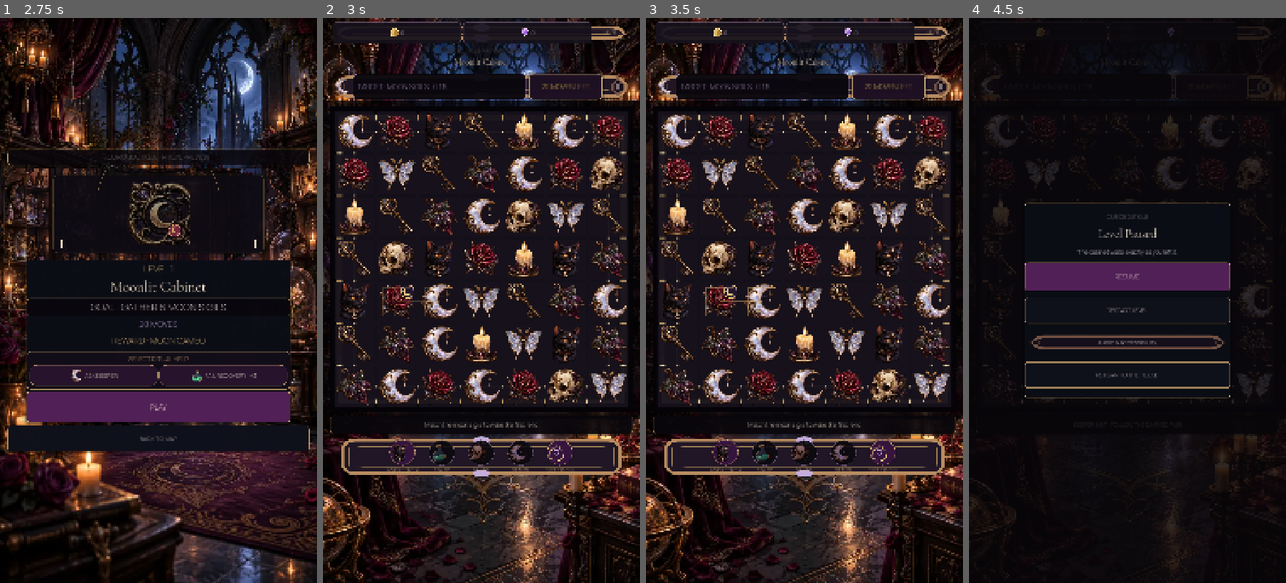
Above: before the commit, frames 1-4 (left to right).
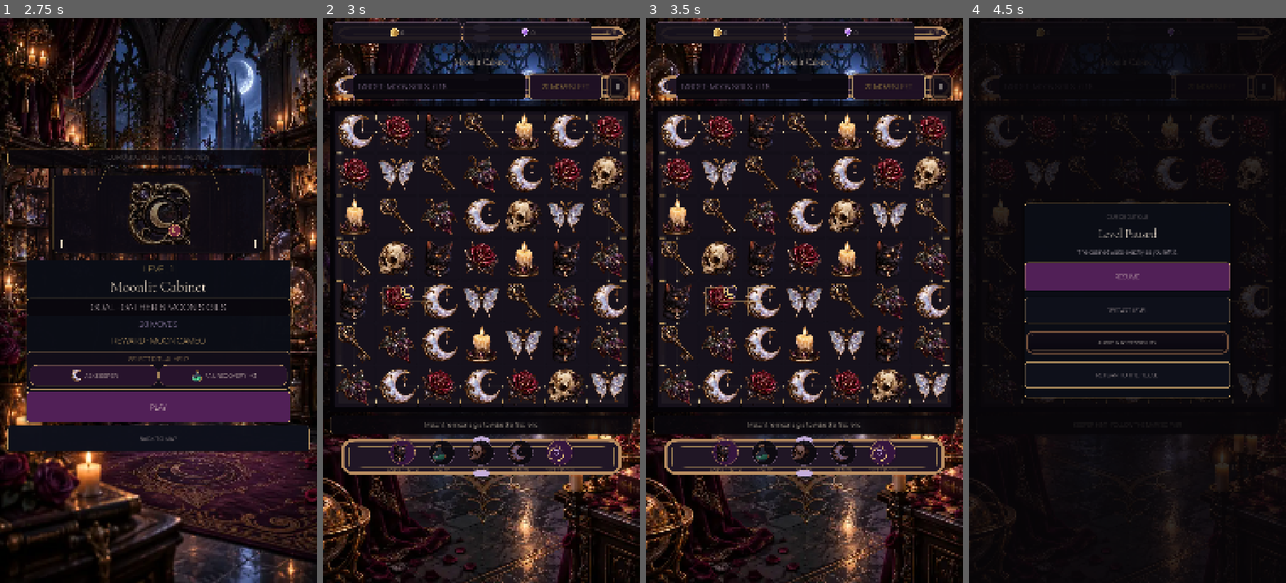
Above: after the commit, the same moments.

Repository: Jay-prodesign/akilta-match3
Game: Godot game, scene res://src/app/app_bootstrap.tscn
Same seed, same stepped clock (60 frames per second), same inputs: the game is played once before the commit and once after it.
Inputs:
- Up to frame 1 (2.75 s): click "ENTER THE HOUSE" at 0.5 s; click "PLAY LEVEL 1" at 1.25 s; click "1" at 2 s
- Up to frame 2 (3 s): click "PLAY" at 2.75 s
- Up to frame 3 (3.5 s): no input
- Up to frame 4 (4.5 s): click "ASK KEEPER" at 3.5 s; click "Ⅱ" at 4.25 s

Frame 1 is identical in both runs. In frame 2, 0.2% of the frame differs, in the area x 89-97%, y 9-15%; in frame 3, 0.2%; in frame 4, 1.5%, in the area x 18-96%, y 9-60%.

Commit message:
Correct compact action 9-slice corners

Diff:
--- a/assets/manifests/screen_asset_manifest.json
+++ b/assets/manifests/screen_asset_manifest.json
@@ -2529,7 +2529,7 @@
       "production_status": "runtime_connected_authored_9slice_render_required",
       "current_path": "assets/ui/chrome/gbl_ui_action_primary_9s_v01.svg",
       "runtime_style_script": "src/ui/theme/production_chrome.gd",
-      "technical_policy": "runtime_decoded_svg_to_imagetexture_9slice__primary_cta__render_verification_required",
+      "technical_policy": "runtime_decoded_svg_to_imagetexture_9slice__compact_corner_primary_cta__render_verification_required",
       "contract_owners": [
         {
           "screen": "S01",
@@ -2599,7 +2599,7 @@
           ]
         }
       ],
-      "provenance": "AKILTA first-party primary action 9-slice derived from the approved gothic chrome family at locked CTA geometry."
+      "provenance": "AKILTA first-party primary action 9-slice derived from the approved gothic chrome family with compact 20px slice corners sized for the locked CTA height range."
     },
     {
       "asset_id": "gbl_utility_cta_frame",
@@ -2619,12 +2619,12 @@
         "pressed",
         "disabled"
       ],
-      "reuse": "declared_reuse_of_gbl_primary_panel_frame_quiet_variant",
+      "reuse": "golden_loop_utility_action_family",
       "priority": "P0",
       "production_status": "runtime_connected_authored_9slice_render_required",
-      "current_path": "assets/ui/chrome/gbl_ui_ritual_panel_9s_quiet_v01.svg",
+      "current_path": "assets/ui/chrome/gbl_ui_action_utility_9s_v01.svg",
       "runtime_style_script": "src/ui/theme/production_chrome.gd",
-      "technical_policy": "runtime_decoded_svg_to_imagetexture_9slice__utility_cta__render_verification_required",
+      "technical_policy": "runtime_decoded_svg_to_imagetexture_9slice__compact_corner_utility_cta__render_verification_required",
       "contract_owners": [
         {
           "screen": "S03",
@@ -2681,7 +2681,7 @@
           ]
         }
       ],
-      "provenance": "AKILTA first-party quiet action 9-slice reused only for contract-owned utility actions at locked geometry."
+      "provenance": "AKILTA first-party quiet utility action 9-slice with compact 20px slice corners sized for the locked header/pause action height range."
     }
   ],
   "vertical_slice_art_policy": {
--- a/assets/ui/chrome/gbl_ui_action_primary_9s_v01.svg
+++ b/assets/ui/chrome/gbl_ui_action_primary_9s_v01.svg
@@ -1,17 +1,9 @@
 <svg xmlns="http://www.w3.org/2000/svg" width="512" height="512" viewBox="0 0 512 512">
 <defs>
-  <linearGradient id="plum" x1="0" y1="0" x2="0" y2="1">
-    <stop offset="0" stop-color="#6B3476"/>
-    <stop offset=".52" stop-color="#55245F"/>
-    <stop offset="1" stop-color="#35173F"/>
-  </linearGradient>
-  <linearGradient id="gold" x1="0" y1="0" x2="1" y2="1">
-    <stop offset="0" stop-color="#E5C47C"/>
-    <stop offset=".48" stop-color="#C69A5E"/>
-    <stop offset="1" stop-color="#8B5A31"/>
-  </linearGradient>
+  <linearGradient id="plum" x1="0" y1="0" x2="0" y2="1"><stop offset="0" stop-color="#6B3476"/><stop offset=".52" stop-color="#55245F"/><stop offset="1" stop-color="#35173F"/></linearGradient>
+  <linearGradient id="gold" x1="0" y1="0" x2="1" y2="1"><stop offset="0" stop-color="#E5C47C"/><stop offset=".48" stop-color="#C69A5E"/><stop offset="1" stop-color="#8B5A31"/></linearGradient>
 </defs>
-<rect x="24" y="24" width="464" height="464" rx="36" fill="url(#plum)" stroke="url(#gold)" stroke-width="10"/>
-<rect x="46" y="46" width="420" height="420" rx="25" fill="none" stroke="#F0D79B" stroke-opacity=".58" stroke-width="3"/>
-<path d="M76 56h360" stroke="#F7E4B1" stroke-opacity=".18" stroke-width="5" stroke-linecap="round"/>
+<rect x="8" y="8" width="496" height="496" rx="18" fill="url(#plum)" stroke="url(#gold)" stroke-width="6"/>
+<rect x="17" y="17" width="478" height="478" rx="11" fill="none" stroke="#F0D79B" stroke-opacity=".52" stroke-width="2"/>
+<path d="M34 18h444" stroke="#F7E4B1" stroke-opacity=".16" stroke-width="3" stroke-linecap="round"/>
 </svg>
--- /dev/null
+++ b/assets/ui/chrome/gbl_ui_action_utility_9s_v01.svg
@@ -0,0 +1,5 @@
+<svg xmlns="http://www.w3.org/2000/svg" width="512" height="512" viewBox="0 0 512 512">
+<defs><linearGradient id="ink" x1="0" y1="0" x2="0" y2="1"><stop stop-color="#18121D"/><stop offset="1" stop-color="#0E0A13"/></linearGradient></defs>
+<rect x="8" y="8" width="496" height="496" rx="18" fill="url(#ink)" stroke="#B88955" stroke-width="5"/>
+<rect x="17" y="17" width="478" height="478" rx="11" fill="none" stroke="#E3C67F" stroke-opacity=".34" stroke-width="2"/>
+</svg>
--- a/src/ui/theme/production_chrome.gd
+++ b/src/ui/theme/production_chrome.gd
@@ -5,6 +5,7 @@
 const PRIMARY_PANEL_PATH := "res://assets/ui/chrome/gbl_ui_ritual_panel_9s_base_v01.svg"
 const QUIET_PANEL_PATH := "res://assets/ui/chrome/gbl_ui_ritual_panel_9s_quiet_v01.svg"
 const PRIMARY_ACTION_PATH := "res://assets/ui/chrome/gbl_ui_action_primary_9s_v01.svg"
+const UTILITY_ACTION_PATH := "res://assets/ui/chrome/gbl_ui_action_utility_9s_v01.svg"
 
 static var _primary_panel: StyleBoxTexture
 static var _top_shell: StyleBoxTexture
@@ -114,47 +115,47 @@
 
 static func primary_action_normal() -> StyleBoxTexture:
 	if _primary_action_normal == null:
-		_primary_action_normal = _style(6.0, 40.0, PRIMARY_ACTION_PATH)
+		_primary_action_normal = _style(6.0, 20.0, PRIMARY_ACTION_PATH)
 	return _primary_action_normal
 
 static func primary_action_hover() -> StyleBoxTexture:
 	if _primary_action_hover == null:
-		_primary_action_hover = _style(6.0, 40.0, PRIMARY_ACTION_PATH)
+		_primary_action_hover = _style(6.0, 20.0, PRIMARY_ACTION_PATH)
 		if _primary_action_hover != null:
 			_primary_action_hover.modulate_color = Color(1.0, 0.96, 1.0, 1.0)
 	return _primary_action_hover
 
 static func primary_action_pressed() -> StyleBoxTexture:
 	if _primary_action_pressed == null:
-		_primary_action_pressed = _style(6.0, 40.0, PRIMARY_ACTION_PATH)
+		_primary_action_pressed = _style(6.0, 20.0, PRIMARY_ACTION_PATH)
 		if _primary_action_pressed != null:
 			_primary_action_pressed.modulate_color = Color(0.80, 0.74, 0.84, 0.96)
 	return _primary_action_pressed
 
 static func utility_action_normal() -> StyleBoxTexture:
 	if _utility_action_normal == null:
-		_utility_action_normal = _style(6.0, 38.0, QUIET_PANEL_PATH)
+		_utility_action_normal = _style(6.0, 20.0, UTILITY_ACTION_PATH)
 		if _utility_action_normal != null:
 			_utility_action_normal.modulate_color = Color(0.72, 0.66, 0.76, 0.86)
 	return _utility_action_normal
 
 static func utility_action_hover() -> StyleBoxTexture:
 	if _utility_action_hover == null:
-		_utility_action_hover = _style(6.0, 38.0, QUIET_PANEL_PATH)
+		_utility_action_hover = _style(6.0, 20.0, UTILITY_ACTION_PATH)
 		if _utility_action_hover != null:
 			_utility_action_hover.modulate_color = Color(0.96, 0.92, 0.98, 1.0)
 	return _utility_action_hover
 
 static func utility_action_pressed() -> StyleBoxTexture:
 	if _utility_action_pressed == null:
-		_utility_action_pressed = _style(6.0, 38.0, QUIET_PANEL_PATH)
+		_utility_action_pressed = _style(6.0, 20.0, UTILITY_ACTION_PATH)
 		if _utility_action_pressed != null:
 			_utility_action_pressed.modulate_color = Color(0.62, 0.56, 0.68, 0.92)
 	return _utility_action_pressed
 
 static func action_disabled() -> StyleBoxTexture:
 	if _action_disabled == null:
-		_action_disabled = _style(6.0, 38.0, QUIET_PANEL_PATH)
+		_action_disabled = _style(6.0, 20.0, UTILITY_ACTION_PATH)
 		if _action_disabled != null:
 			_action_disabled.modulate_color = Color(0.44, 0.40, 0.48, 0.62)
 	return _action_disabled
@@ -174,7 +175,7 @@
 	button.add_theme_stylebox_override("pressed", pressed_style)
 	button.add_theme_stylebox_override("focus", hover_style)
 	button.add_theme_stylebox_override("disabled", disabled_style)
-	button.set_meta("production_chrome_asset", PRIMARY_ACTION_PATH if primary else QUIET_PANEL_PATH)
+	button.set_meta("production_chrome_asset", PRIMARY_ACTION_PATH if primary else UTILITY_ACTION_PATH)
 	button.set_meta("production_chrome_kind", "action_" + hierarchy + "_" + role)
 	return true
 
@@ -246,5 +247,5 @@
 		"utility_action_asset_backed": utility_action_normal() != null and utility_action_normal().texture != null and utility_action_hover() != null and utility_action_pressed() != null,
 		"action_family_ready": primary_action_normal() != null and primary_action_normal().texture != null and utility_action_normal() != null and utility_action_normal().texture != null and action_disabled() != null and action_disabled().texture != null,
 		"primary_action_runtime_path": PieceAssetLoader.resolved_path(PRIMARY_ACTION_PATH),
-		"utility_action_runtime_path": PieceAssetLoader.resolved_path(QUIET_PANEL_PATH),
+		"utility_action_runtime_path": PieceAssetLoader.resolved_path(UTILITY_ACTION_PATH),
 	}
